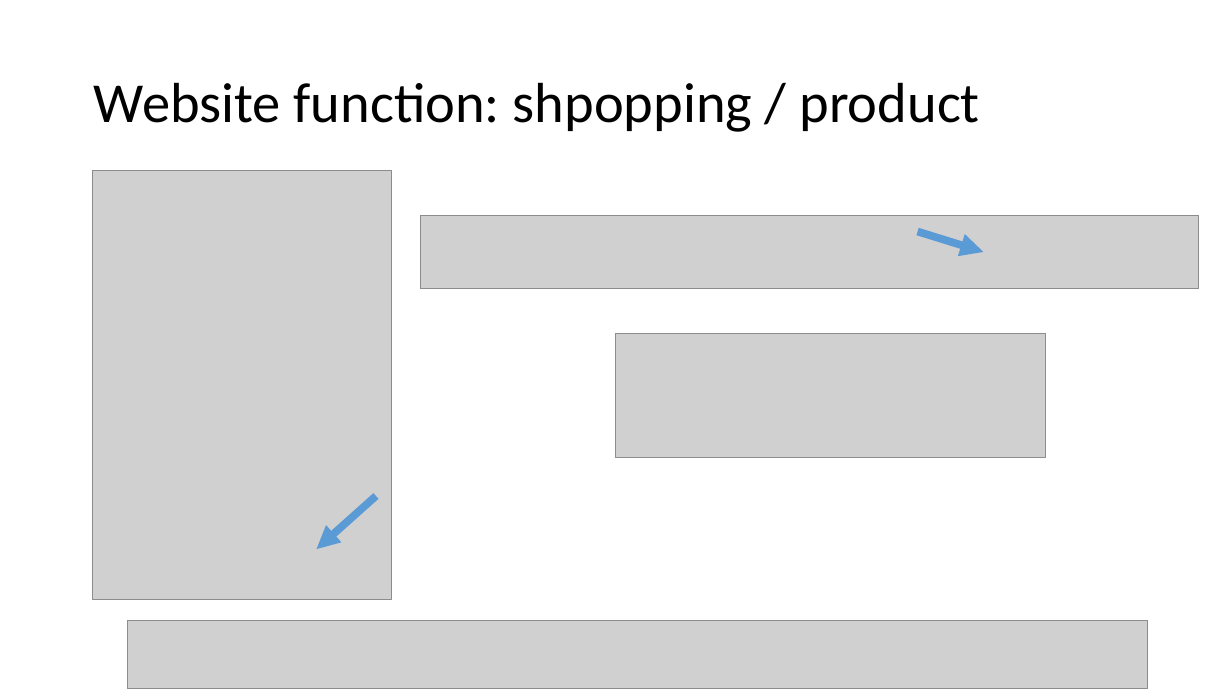
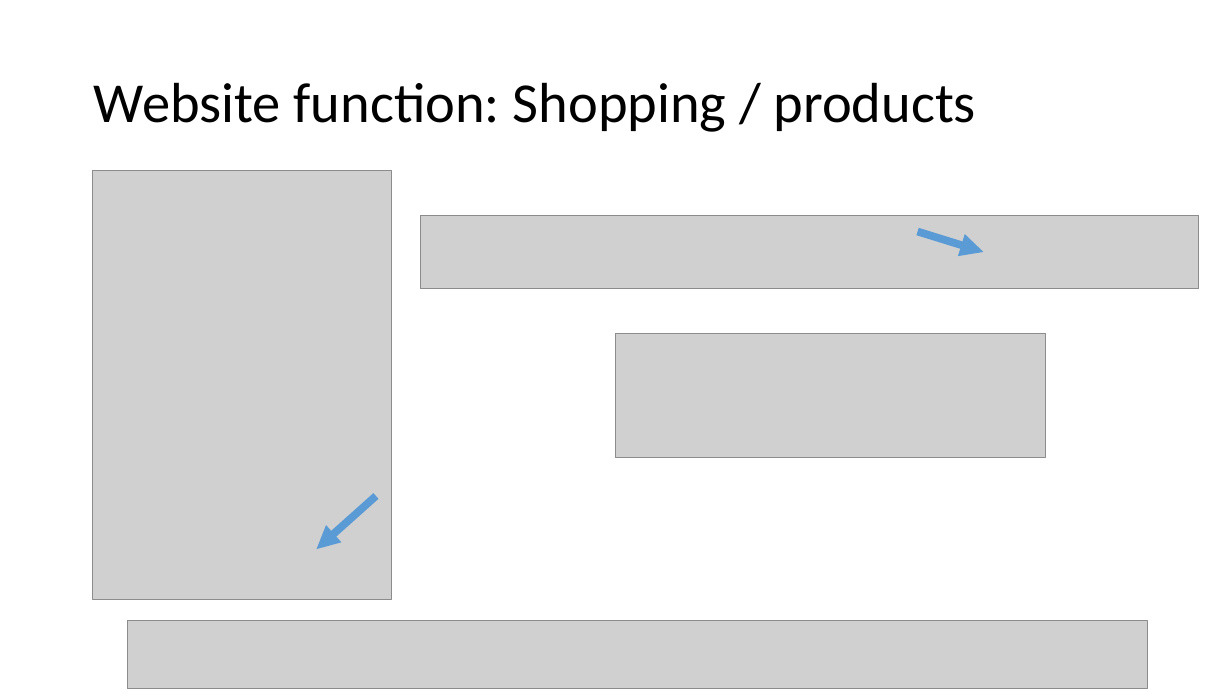
Before and after one commit to llkk87/frond-end-project, a slide deck: slide 17 of present-docs/project-presentation.pptx (slide 10 before the commit). Drawn at 1232x693 pixels with LibreOffice and Linux fonts; fonts in the diff are those of the drawing; grey boxes stand for pictures. Boxes give left, top, right and bottom in pixels: in the first picture for what was removed or moved away, otherwise in the second. Text is boxed around its words. In the diff, an @@ line names an element or a change of style, - is before the commit and + after.

```diff
--- a/present-docs/project-presentation.pptx
+++ b/present-docs/project-presentation.pptx
@@ title at (94,82,976,132): text changed @@
-Website function: shpopping / product
+Website function: Shopping / products
```
Also in this commit, not shown: 4 other slides changed, 7 slides added, 1 slide removed, 1 other file.
